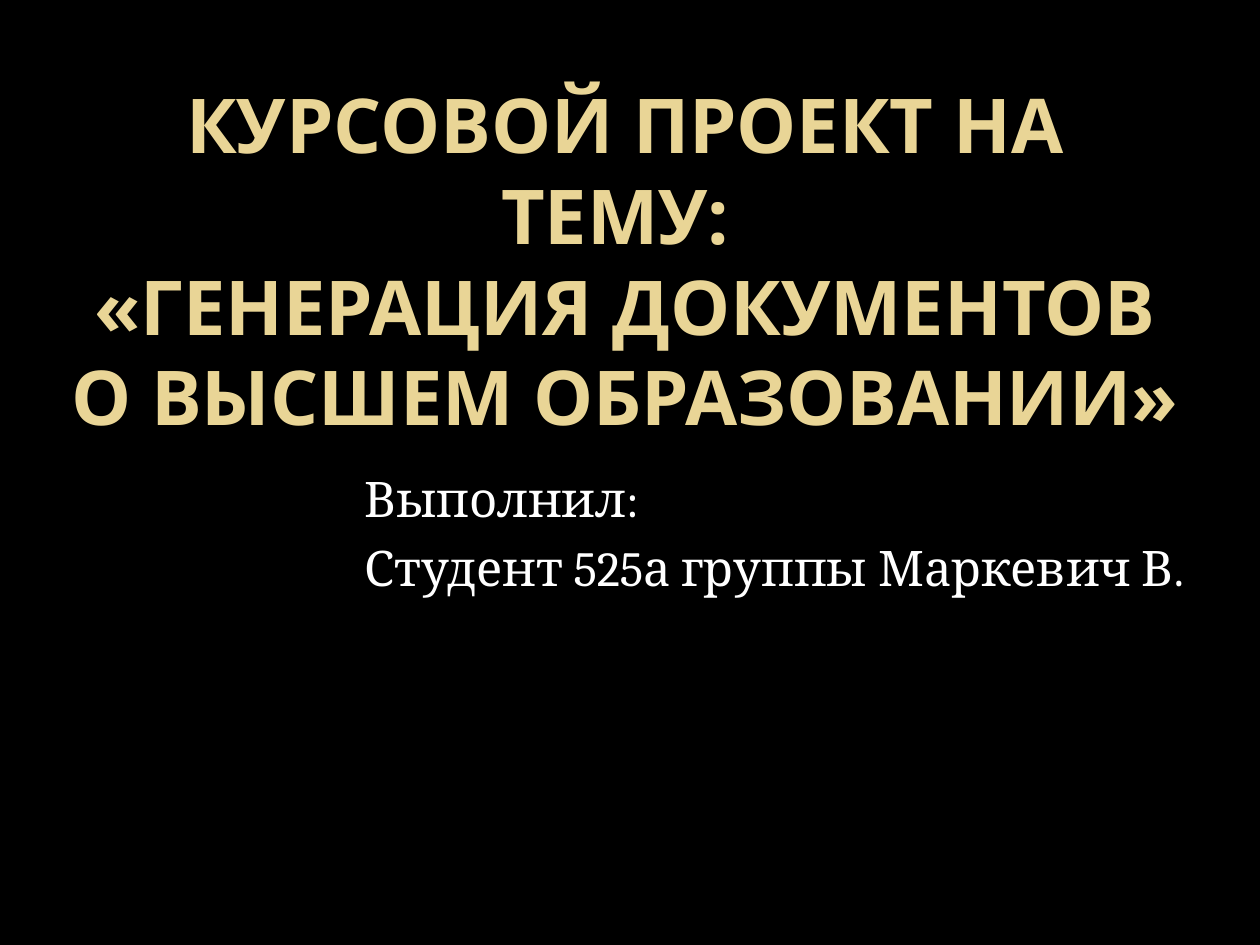
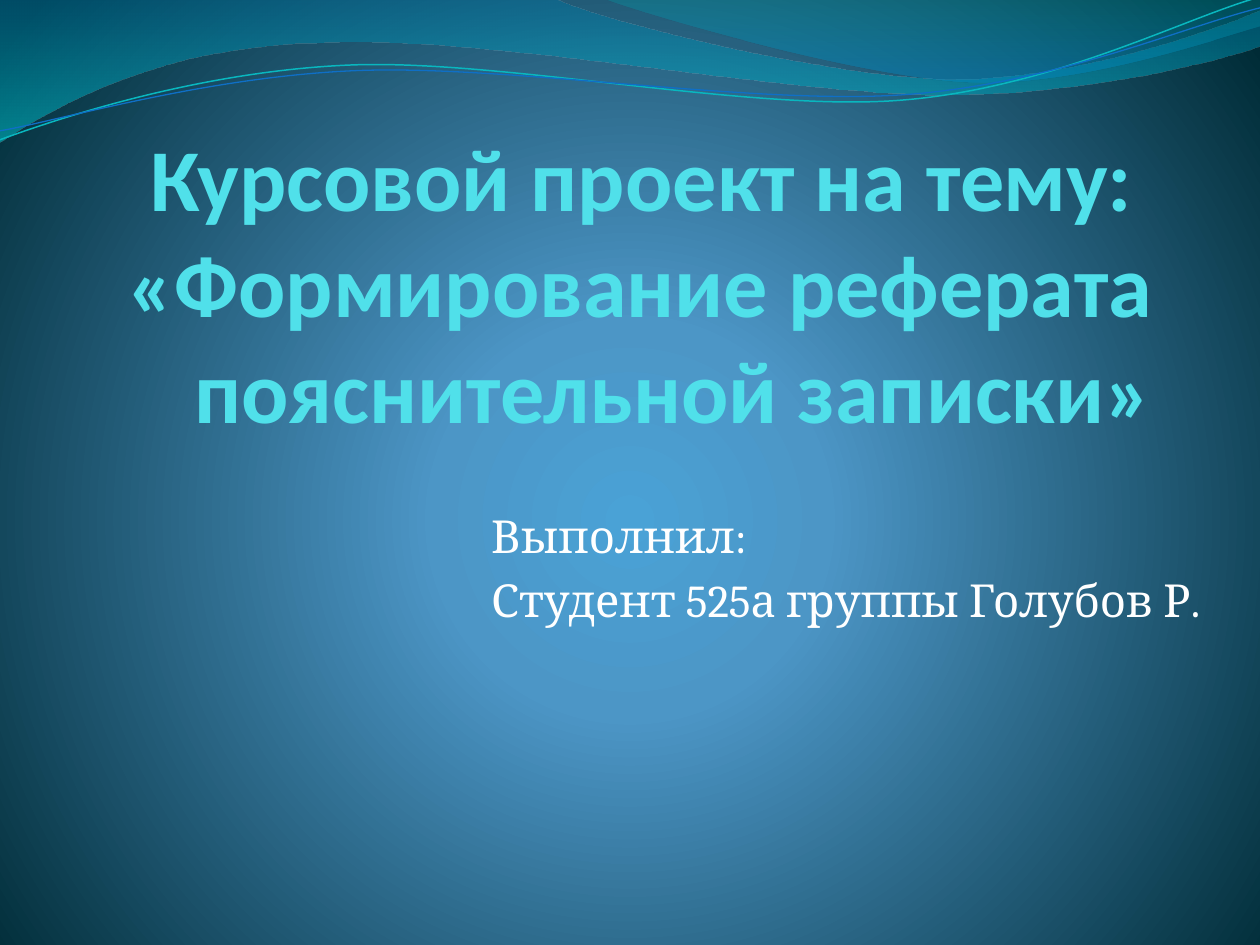
Before and after one commit to daniello13/ImageAndTablesInDocx, a slide deck: slide 1 of Курсовой проект на тему.pptx. Drawn at 1260x945 pixels with LibreOffice and Linux fonts; fonts in the diff are those of the drawing; background and template pictures are left out. Boxes give left, top, right and bottom in pixels: in the first picture for what was removed or moved away, otherwise in the second. Text is boxed around its words. In the diff, an @@ line names an element or a change of style, - is before the commit and + after.

```diff
--- a/Курсовой проект на тему.pptx
+++ b/Курсовой проект на тему.pptx
@@ background picture (left out) to gradient #4AA0D6 to #4C98C7 to #002C38 @@
@@ freeform shape added at (0,0,1260,142), fill gradient #0074A1 to #00C6CF @@
@@ freeform shape added at (0,0,1260,147), outline #0AB8BF 0.85 pt @@
@@ freeform shape added at (0,8,1260,141), outline #0F6FC6 0.75 pt @@
@@ freeform shape added at (604,0,1260,87), fill gradient #00A1A9 to #008BBF @@
@@ title at (127,138,1152,444): text changed; size 43.2 to 50.4 pt; font Open Sans to Calibri; text colour gradient #EAD696 to #E7D081 to #51E0EA @@
-КУРСОВОЙ ПРОЕКТ НА ТЕМУ:
-«ГЕНЕРАЦИЯ ДОКУМЕНТОВ О ВЫСШЕМ ОБРАЗОВАНИИ»
+Курсовой проект на тему:
+«Формирование реферата пояснительной записки»
@@ subtitle "Выполнил:": place and size @@
-subtitle "Выполнил:" at (365,482,1174,598)
+subtitle "Выполнил:" at (491,520,1190,628)
@@ subtitle at (491,520,735,554): size 28 to 26 pt in "Выполнил:" @@
@@ subtitle at (491,582,1190,628): text changed; size 28 to 26 pt @@
-Студент 525а группы Маркевич В.
+Студент 525а группы Голубов Р.
```
Also in this commit, not shown: 9 other slides changed, 3 slides added, 2 slides removed, 4 other files.
